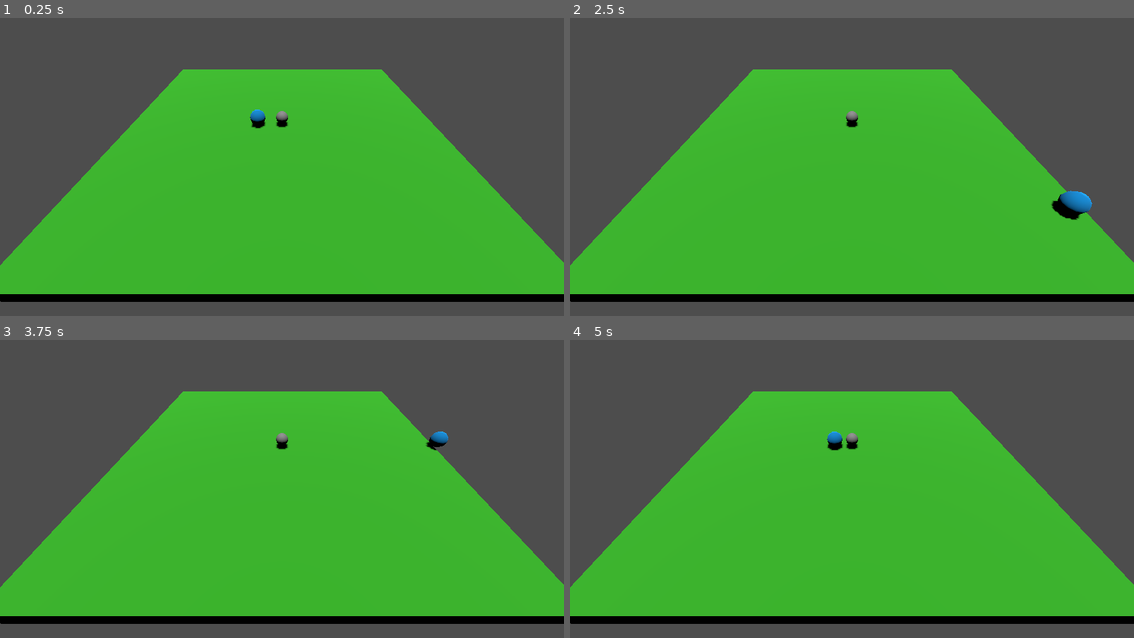
Above: before the commit, frames 1-4 (two rows, left to right).
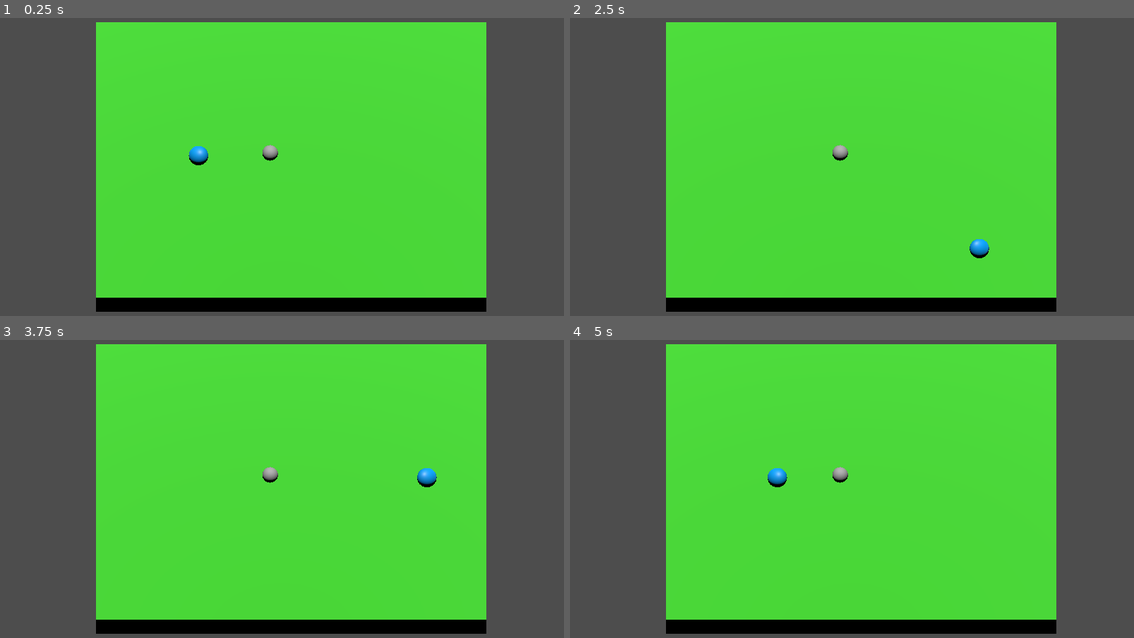
Above: after the commit, the same moments.

Repository: JakubBraz/rust_ball
Game: Godot game, scene res://main_scene.tscn
Same seed, same stepped clock (60 frames per second), same inputs: the game is played once before the commit and once after it.
Inputs (mouse positions are in pixels of both pictures, inside the frame that each line leads up to):
- Up to frame 1 (0.25 s): no input
- Up to frame 2 (2.5 s): tap Enter at 0.5 s; move the mouse to (976, 155) at 0.52 s; hold Right (ui_right) 0.53-1.28 s; click (976, 155) at 0.67 s; move the mouse to (739, 184) at 1.27 s; hold Down (ui_down) 1.28-2.03 s; move the mouse to (908, 101) at 2.02 s; hold Right (ui_right) from 2.03 s (still down)
- Up to frame 3 (3.75 s): move the mouse to (253, 554) at 2.77 s; release Right (ui_right) at 2.78 s; hold Up (ui_up) 2.78-3.53 s; click (253, 554) at 2.92 s; move the mouse to (451, 539) at 3.52 s; hold Left (ui_left) from 3.53 s (still down)
- Up to frame 4 (5 s): keep holding Left (ui_left); move the mouse to (682, 444) at 4.27 s

The runs differ from the first frame. In frame 1, 75% of the frame differs, in the area x 0-100%, y 1-99%; in frame 2, 75%; in frame 3, 75%; in frame 4, 75%.

Commit message:
graphics minor update

Diff:
--- a/game/main_scene.tscn
+++ b/game/main_scene.tscn
@@ -7,25 +7,33 @@
 
 [sub_resource type="StandardMaterial3D" id="StandardMaterial3D_xwmn3"]
 albedo_color = Color(0, 0.558202, 0.857334, 1)
+roughness = 0.5
 
 [node name="Node3D" type="Node3D"]
 script = ExtResource("1_6tetw")
 
 [node name="CSGBox3D" type="CSGBox3D" parent="."]
-transform = Transform3D(20, 0, 0, 0, 1, 0, 0, 0, 20, 0.0391712, -1.43051e-06, -0.011899)
+transform = Transform3D(20, 0, 0, 0, 1, 0, 0, 0, 20, 10.1524, -1.43051e-06, 10.4623)
 material_override = SubResource("StandardMaterial3D_nc2ix")
 
 [node name="Camera3D" type="Camera3D" parent="."]
-transform = Transform3D(1, 0, 0, 0, 0.707107, 0.707107, 0, -0.707107, 0.707107, -0.00178957, 8.05091, 11.8557)
+transform = Transform3D(1, 0, 0, 0, 0.707107, 0.707107, 0, -0.707107, 0.707107, 9.69, 10.896, 21.554)
+projection = 1
 size = 16.238
 
 [node name="DirectionalLight3D" type="DirectionalLight3D" parent="."]
-transform = Transform3D(1, 0, 0, 0, -4.37114e-08, 1, 0, -1, -4.37114e-08, -15.2608, 11.1226, 0)
+transform = Transform3D(1, 0, 0, 0, -4.37114e-08, 1, 0, -1, -4.37114e-08, -5.14025, 11.1226, 21.3811)
+light_energy = 1.5
 shadow_enabled = true
+shadow_blur = 0.75
 
 [node name="CSGSphere3D" type="CSGSphere3D" parent="."]
-transform = Transform3D(1, 0, 0, 0, 1, 0, 0, 0, 1, -1.564, 1, 0)
+transform = Transform3D(1, 0, 0, 0, 1, 0, 0, 0, 1, 5.41381, 1, 10.6258)
 material_override = SubResource("StandardMaterial3D_xwmn3")
+radial_segments = 24
+rings = 24
 
 [node name="CSGSphere3D2" type="CSGSphere3D" parent="."]
-transform = Transform3D(0.8, 0, 0, 0, 0.8, 0, 0, 0, 0.8, 0, 1, 0)
+transform = Transform3D(0.8, 0, 0, 0, 0.8, 0, 0, 0, 0.8, 9.08611, 1, 10.4301)
+radial_segments = 24
+rings = 24
